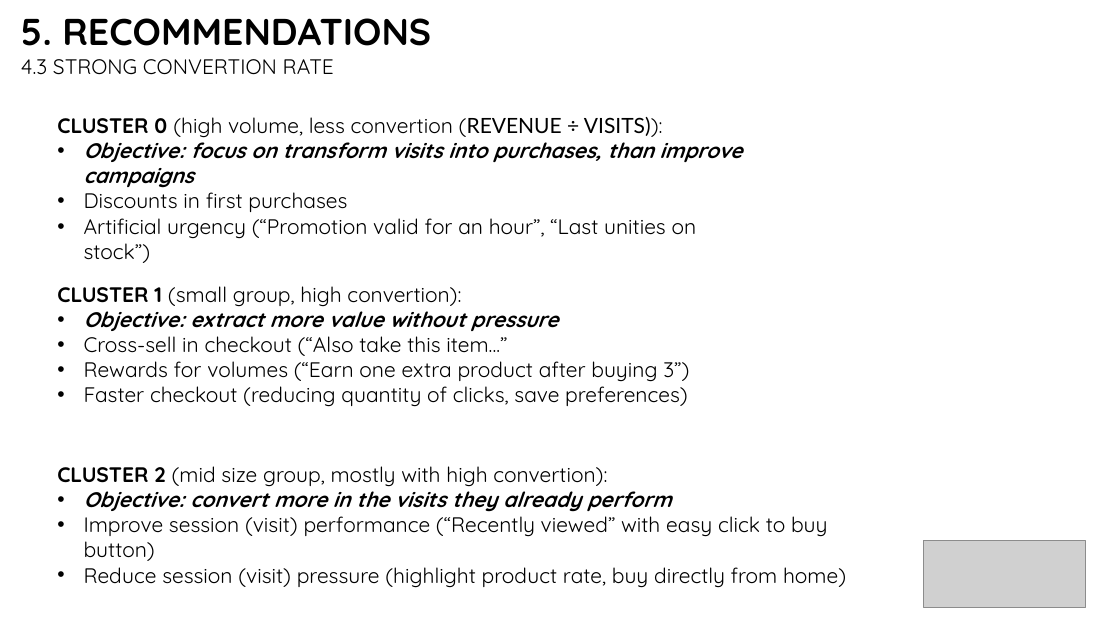
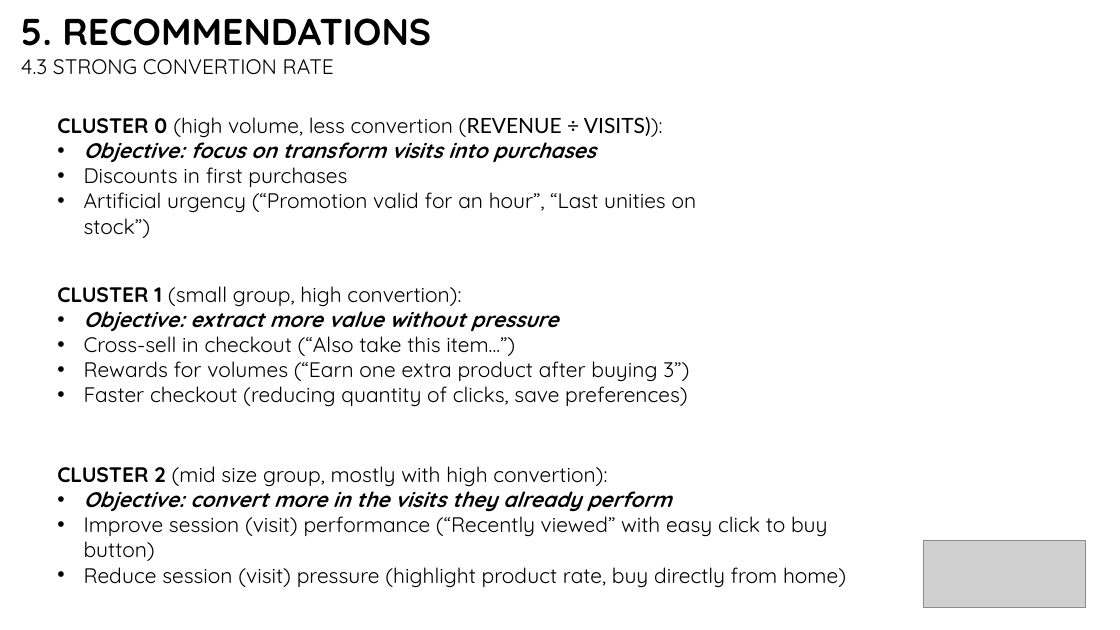
Before and after one commit to bbucalonserra/sales-membership-analysis, a slide deck: slide 37 of presentation.pptx (slide 38 before the commit). Drawn at 1120x630 pixels with LibreOffice and Linux fonts; fonts in the diff are those of the drawing; grey boxes stand for pictures. Boxes give left, top, right and bottom in pixels: in the first picture for what was removed or moved away, otherwise in the second. Text is boxed around its words. In the diff, an @@ line names an element or a change of style, - is before the commit and + after.

```diff
--- a/presentation.pptx
+++ b/presentation.pptx
@@ text at <box>84,135,596,162</box>: text changed @@
-• Objective: focus on transform visits into purchases, than improve campaigns
+• Objective: focus on transform visits into purchases
@@ text at <box>84,336,515,356</box>: text changed @@
-• Cross-sell in checkout (“Also take this item...”
+• Cross-sell in checkout (“Also take this item...”)
```
Also in this commit, not shown: 11 other slides changed, 1 slide added, 2 slides removed.
